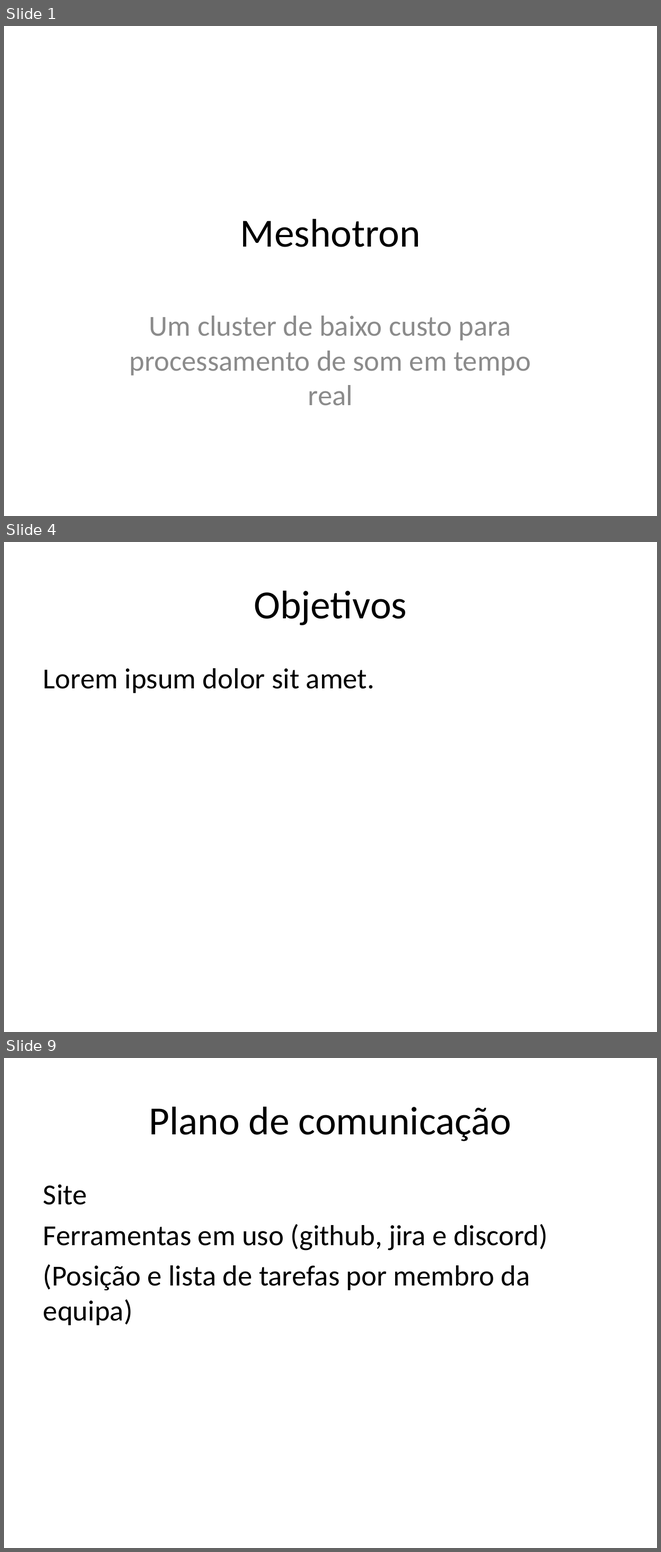
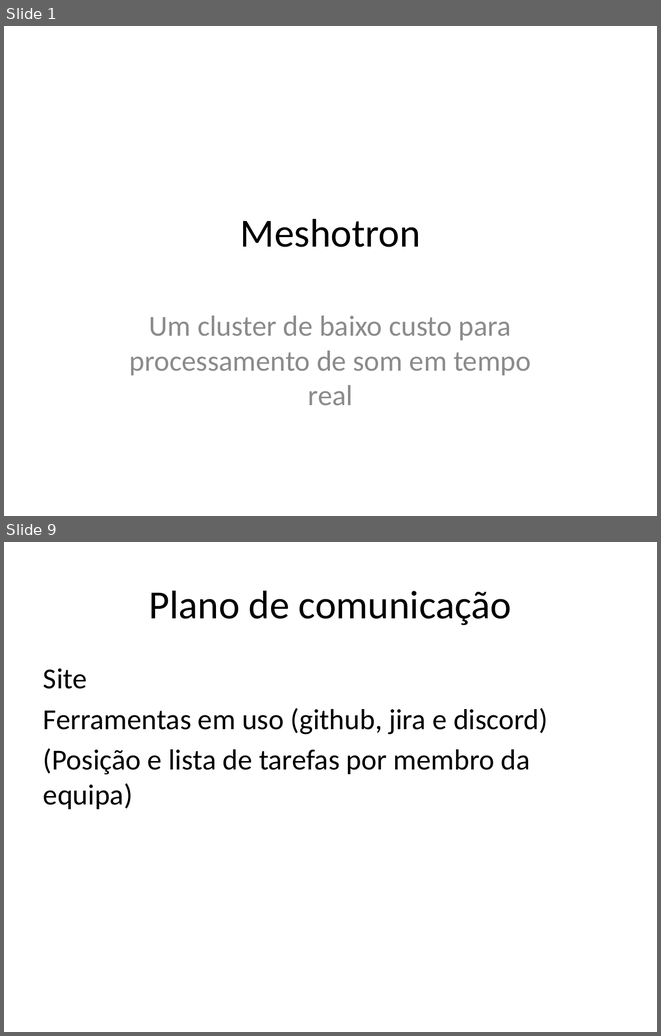
Before and after one commit to Meshotron2/comunication, a slide deck: m1-presentation/presentation.pptx. Shown one above the other, each under a label of ours: slides 1, 4 and 9 before the commit, slides 1 and 9 after it; the slides between them are not shown. The pictures are 661x1552 and 661x1036 pixels, drawn with LibreOffice and Linux fonts; fonts in the diff are those of the drawing. Boxes give left, top, right and bottom in pixels: in the first picture for what was removed or moved away, otherwise in the second. Text is boxed around its words. In the diff, an @@ line names an element or a change of style, - is before the commit and + after.

```diff
--- a/m1-presentation/presentation.pptx
+++ b/m1-presentation/presentation.pptx
@@ slide 4 removed at box(4, 542, 657, 1032), background #FFFFFF @@
@@ title removed at box(254, 590, 407, 625) @@
-Objetivos
@@ text removed at box(43, 668, 374, 693) @@
-Lorem ipsum dolor sit amet.
```
Also in this commit, not shown: 4 slides changed, 4 slides added, 3 other slides removed, 2 other files.
